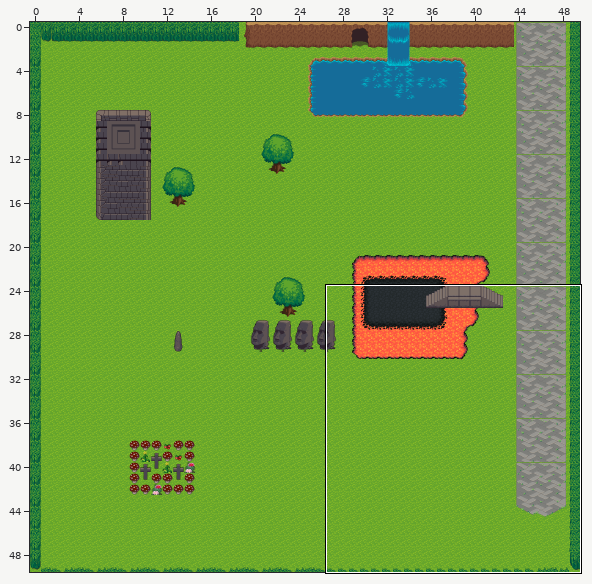
Two states of a Tiled map, src/fi/konstal/example/game1/resources/testTMX.tmx. The picture above shows the old version from afar; the outline marks the close-up.
Close-up. The starting point:
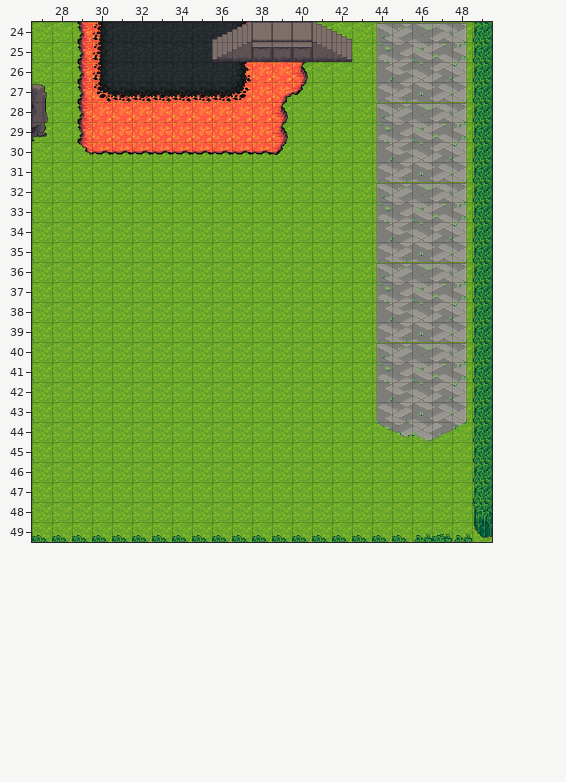
Cells are 32x32 px. Shown: x 27..49, y 24..49. The commit also changed other parts of the map, which this record leaves out.
New version:
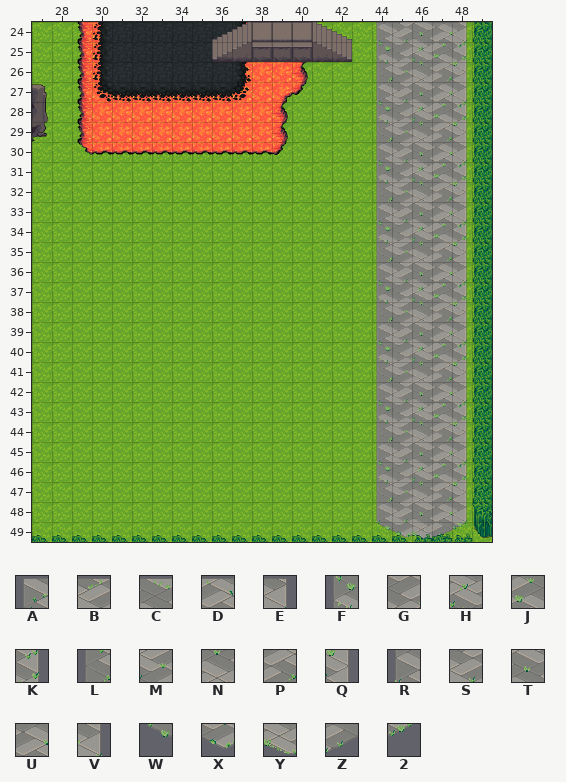
Key: from "tilemap": A 480, B 481, C 482, D 483, E 484, F 512, G 513, H 514, J 515, K 516, L 544, M 545, N 546, P 547, Q 548, R 576, S 577, T 578, U 579, V 580, W 608, X 609, Y 610, Z 611, 2 612.
_ is an empty cell.
Diff:
{"where": "layer \"Tile Layer 4\""}
{"y":24,"x":44,"old":"ABCDE","new":"RSTUV"}
{"y":28,"x":44,"old":"ABCDE","new":"FGHJK"}
{"y":29,"x":44,"old":"FGHJK","new":"LMNPQ"}
{"y":30,"x":44,"old":"LMNPQ","new":"RSTUV"}
{"y":31,"x":44,"old":"RSTUV","new":"FGHJK"}
{"y":32,"x":44,"old":"ABCDE","new":"LMNPQ"}
{"y":33,"x":44,"old":"FGHJK","new":"RSTUV"}
{"y":34,"x":44,"old":"LMNPQ","new":"FGHJK"}
{"y":35,"x":44,"old":"RSTUV","new":"LMNPQ"}
{"y":36,"x":44,"old":"ABCDE","new":"RSTUV"}
{"y":40,"x":44,"old":"ABCDE","new":"FGHJK"}
{"y":41,"x":44,"old":"FGHJK","new":"LMNPQ"}
{"y":42,"x":44,"old":"LMNPQ","new":"RSTUV"}
{"y":43,"x":44,"old":"RSTUV","new":"FGHJK"}
{"y":44,"x":44,"old":"WXYZ2","new":"LMNPQ"}
{"y":45,"x":44,"old":"_____","new":"RSTUV"}
{"y":46,"x":44,"old":"_____","new":"FGHJK"}
{"y":47,"x":44,"old":"_____","new":"LMNPQ"}
{"y":48,"x":44,"old":"_____","new":"RSTUV"}
{"y":49,"x":44,"old":"_____","new":"WXYZ2"}
{"label":"changed","picture_box":[376,22,467,42]}
{"label":"changed","picture_box":[376,102,467,282]}
{"label":"changed","picture_box":[376,342,467,539]}
